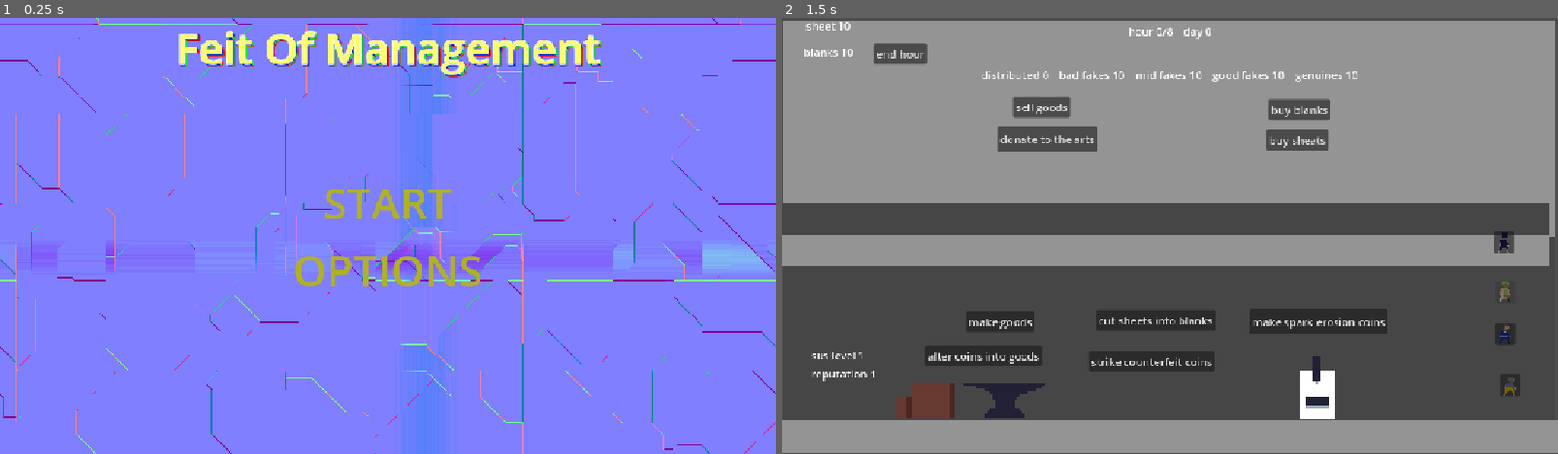
Above: before the commit, frames 1-2 (left to right).
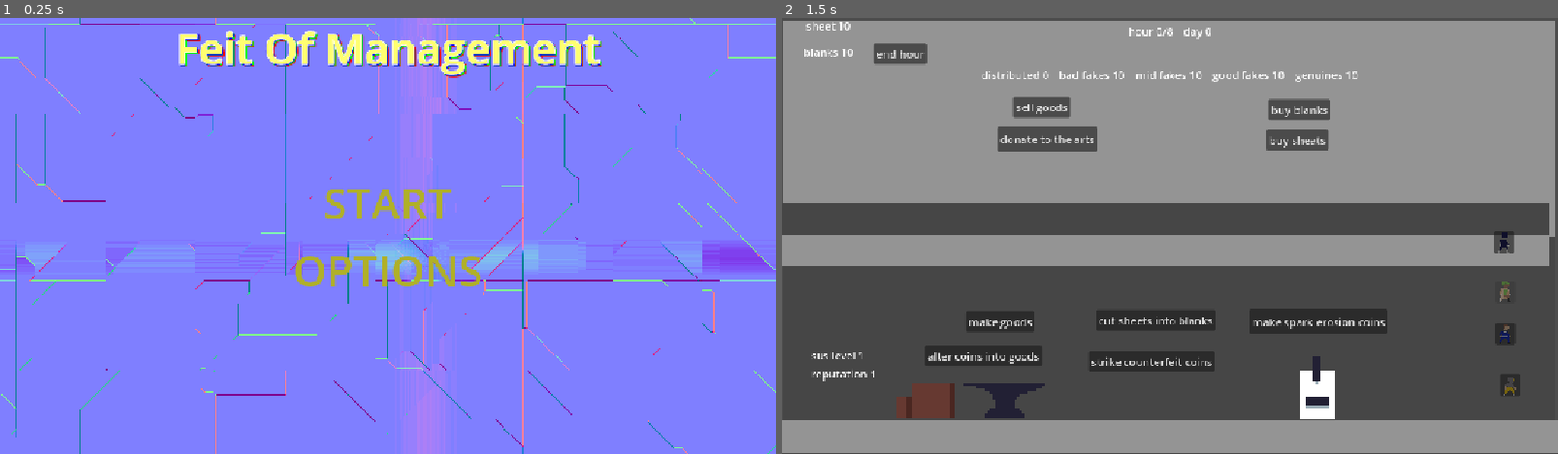
Above: after the commit, the same moments.

Repository: FreeformWave544/FeitOfManagement
Game: Godot game, scene res://UI/MainMenu.tscn
Two runs of this game, one before a commit and one after it. Both use one fixed random seed, a clock stepped at 60 frames per second and the inputs below. Sound files missing from this copy of the repository are replaced by a short silence.
Inputs (mouse positions are in pixels of both pictures, inside the frame that each line leads up to):
- Up to frame 1 (0.25 s): no input
- Up to frame 2 (1.5 s): click "START" at 0.5 s; click (1503, 292) at 1.25 s

The runs differ from the first frame. In frame 1, 9.1% of the frame differs, in the area x 0-100%, y 0-100%; in frame 2, nothing differs.

Commit message:
Main Menu Finished

Diff:
--- a/UI/MainMenu.tscn
+++ b/UI/MainMenu.tscn
@@ -1,6 +1,9 @@
 [gd_scene format=3 uid="uid://c37ao0ki4pnvw"]
 
 [ext_resource type="Script" uid="uid://b7s2ec5r1nklj" path="res://UI/main_menu.gd" id="1_uahxu"]
+
+[sub_resource type="Gradient" id="Gradient_uahxu"]
+colors = PackedColorArray(1, 0, 0.7176471, 1, 0, 0, 1, 1)
 
 [sub_resource type="FastNoiseLite" id="FastNoiseLite_uahxu"]
 noise_type = 2
@@ -14,6 +17,7 @@
 width = 1152
 height = 648
 noise = SubResource("FastNoiseLite_uahxu")
+color_ramp = SubResource("Gradient_uahxu")
 seamless = true
 in_3d_space = true
 as_normal_map = true
--- a/UI/main_menu.gd
+++ b/UI/main_menu.gd
@@ -7,12 +7,10 @@
 	add_child(load("res://Scenes/menus/options_menu/master_options_menu_with_tabs.tscn").instantiate())
 
 func _ready() -> void:
-	$Panel/Sprite2D.texture.noise.cellular_jitter = randi_range(1.000, 10.000)
+	$Panel/Sprite2D.texture.noise.cellular_jitter = randf_range(1.000, 50.000)
 
 var change = 0.1
 func _physics_process(_delta: float) -> void:
 	$Panel/Sprite2D.texture.noise.cellular_jitter += change
-	if $Panel/Sprite2D.texture.noise.cellular_jitter >= 50:
-		change *= -1
-	elif $Panel/Sprite2D.texture.noise.cellular_jitter < 0.0:
-		change *= -1
+	if $Panel/Sprite2D.texture.noise.cellular_jitter >= 50: change = -0.1
+	elif $Panel/Sprite2D.texture.noise.cellular_jitter < 0.0: change = 0.1
